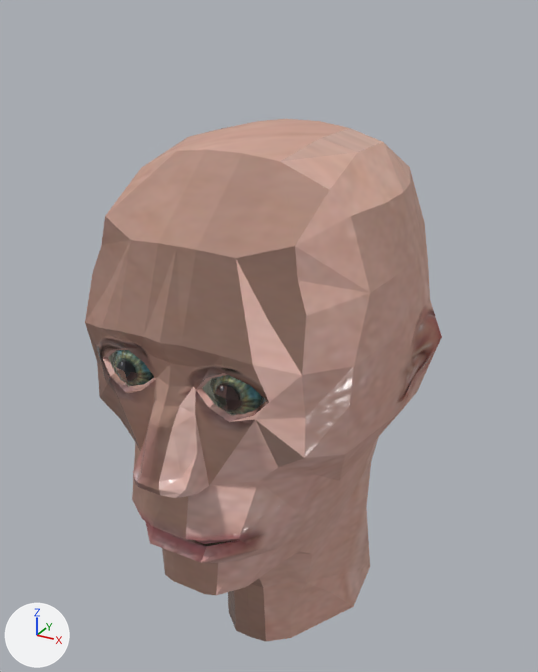
The OBJ model assets/models/human01/human01.obj: old version first, new version second.
One viewpoint serves both versions: a camera (50 mm lens) standing at (1.42, -2.44, 1.61) and looking at (-0.07, 0.25, 0.26). Every picture has the same lights, and +X, +Y and +Z are marked at lower left. Where no turn or scale is listed for an object, it has been applied to the vertices.

Script lines for the objects in view, before the commit:
```python
me_human01 = bpy.data.meshes.new('human01')
me_human01.from_pydata(...)  # 1387 vertices, 2741 faces, 1 loose edge; spans x -0.66..0.66, y -0.74..1.07, z -1.22..1.19
me_human01.materials.append(mat_material)
ob_human01 = bpy.data.objects.new('human01', me_human01)
ob_human01.location = (0.0, 0.0, 0.0)
```
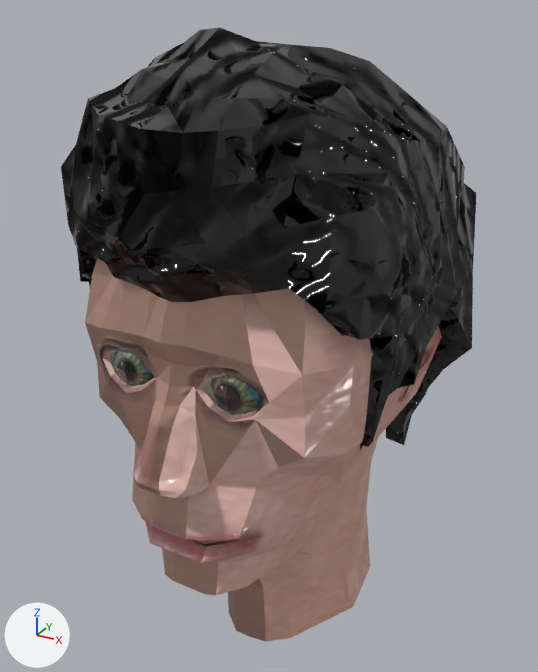
Changed parts and their boxes (x1, y1, x2, y2) in the pictures (538 x 672 px):
'human01', reshaped (16% wider, 18% taller)
    before: (85, 119, 442, 641)
    after: (61, 27, 476, 641)
part 1 of me_human01, added (black)
    after: (61, 27, 476, 450)

Patch to the scene script:
```diff
--- a/assets/models/human01/human01.obj.py
+++ b/assets/models/human01/human01.obj.py
@@ me_human01 @@
 # used by ob_human01; location = (0.0, 0.0, 0.0)
-me_human01.from_pydata(...)  # 1387 vertices, 2741 faces, 1 loose edge; spans x -0.66..0.66, y -0.74..1.07, z -1.22..1.19
+me_human01.from_pydata(...)  # 2165 vertices, 4293 faces, 1 loose edge; spans x -0.75..0.76, y -0.74..1.23, z -1.22..1.56
+# me_human01 part 1: a new loose piece of 778 vertices spanning x -0.75..0.76, y -0.72..1.23, z -0.4..1.56, in mat_material
 me_human01.materials.append(mat_material)
```
